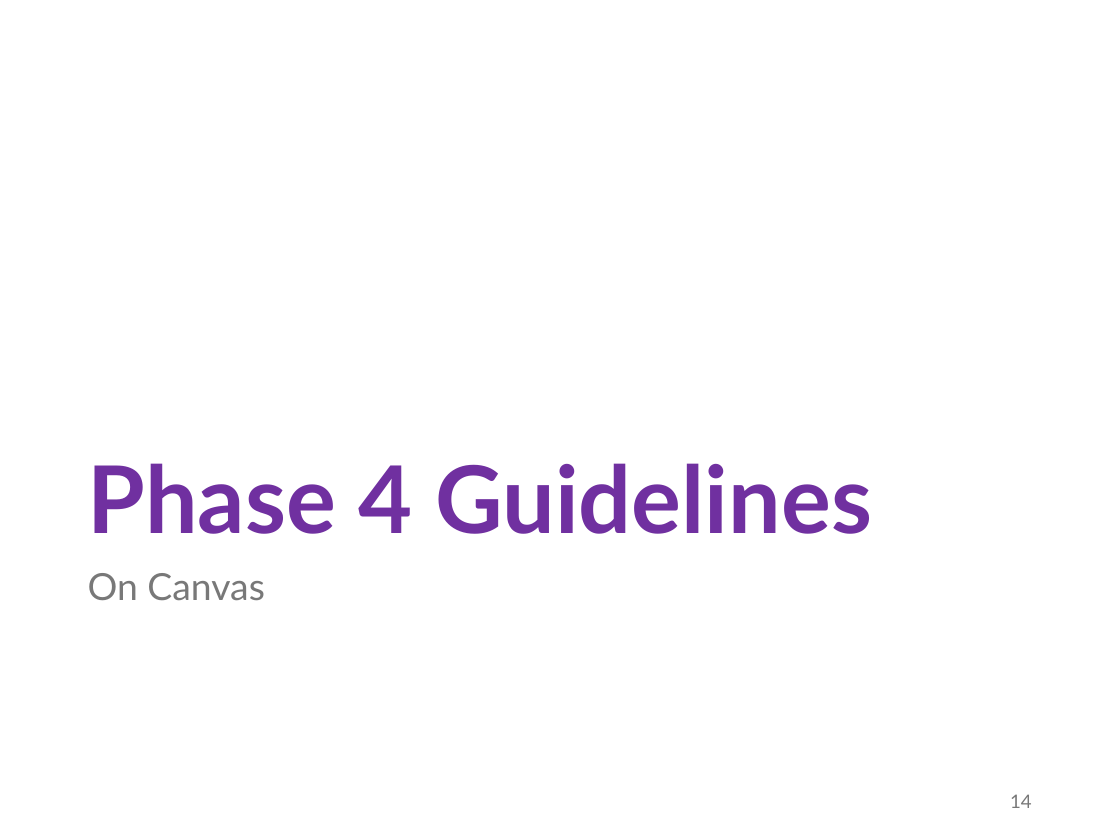
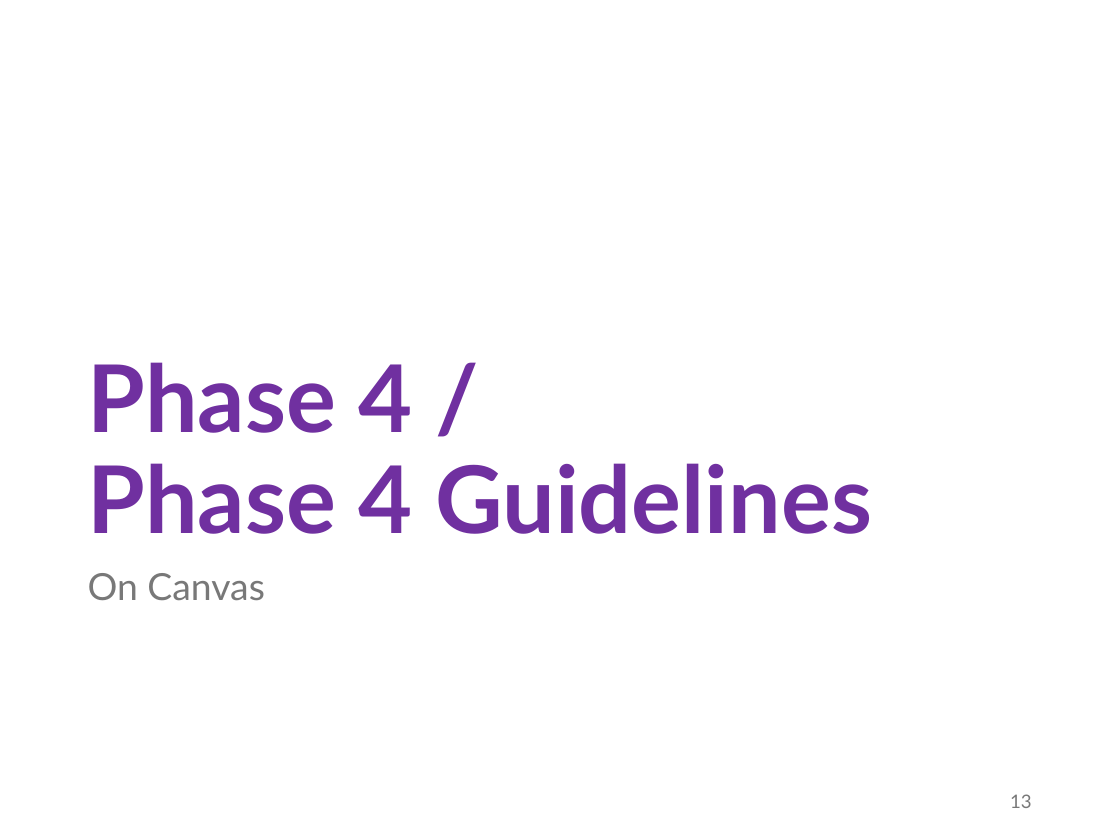
Before and after one commit to abuabara/abuabara.github.io, a slide deck: slide 13 of DAEN460S26/week12.pptx (slide 14 before the commit). Drawn at 1120x840 pixels with LibreOffice and Linux fonts; fonts in the diff are those of the drawing. Boxes give left, top, right and bottom in pixels: in the first picture for what was removed or moved away, otherwise in the second. Text is boxed around its words. In the diff, an @@ line names an element or a change of style, - is before the commit and + after.

```diff
--- a/DAEN460S26/week12.pptx
+++ b/DAEN460S26/week12.pptx
@@ title at (88, 362, 872, 534): text changed @@
-Phase 4 Guidelines
+Phase 4 /
+Phase 4 Guidelines
@@ page number at (1010, 794, 1032, 808): text changed @@
-14
+13
```
Also in this commit, not shown: 4 other slides changed, 1 other file.
